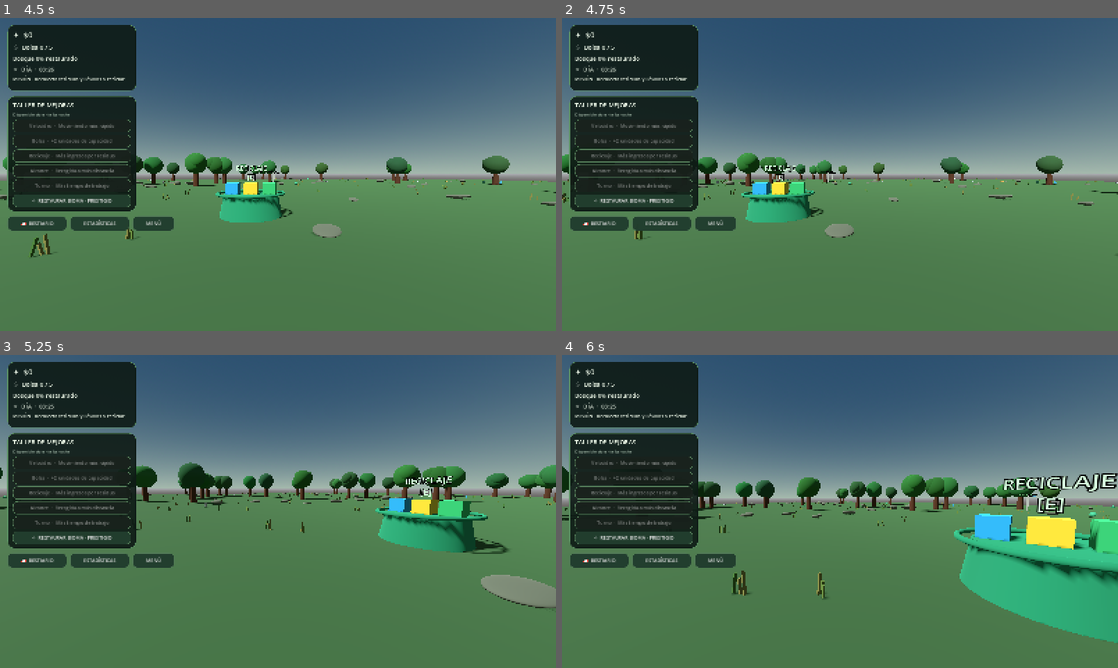
Above: before the commit, frames 1-4 (two rows, left to right).
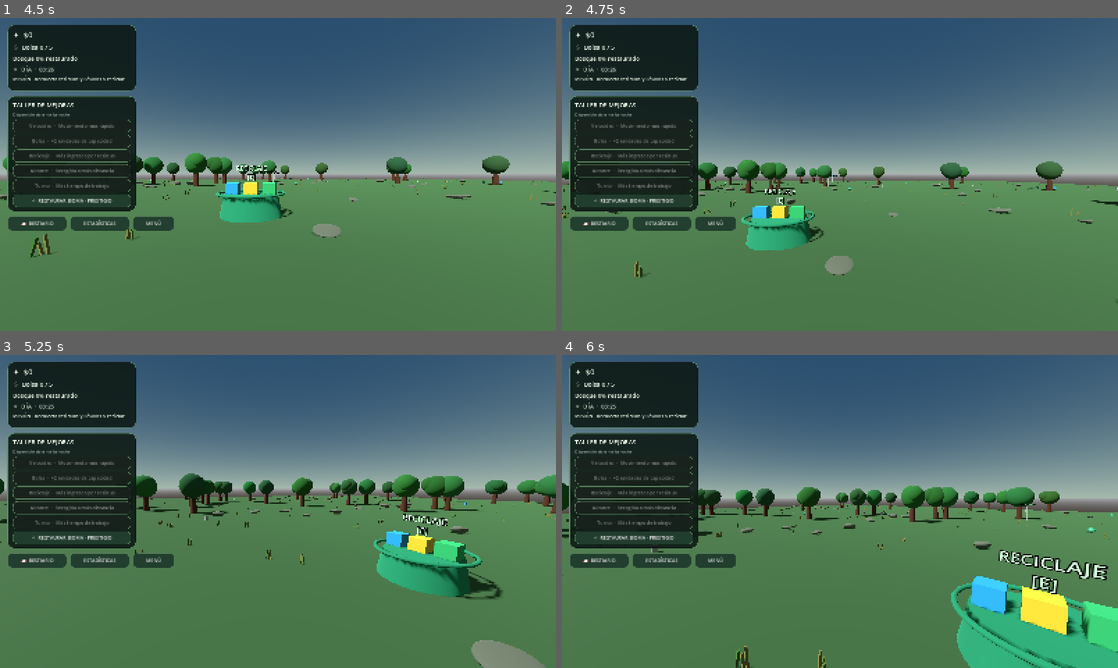
Above: after the commit, the same moments.

Repository: Tomardosama/verdevivo
Game: Godot game, scene res://scenes/main/main.tscn
Two runs of this game, one before a commit and one after it. Both use one fixed random seed, a clock stepped at 60 frames per second and the inputs below.
Inputs (mouse positions are in pixels of both pictures, inside the frame that each line leads up to):
- Up to frame 1 (4.5 s): click "✧ RESTAURAR BIOMA · PRESTIGIO" at 0.5 s; click "📖 BESTIARIO" at 1.25 s; click "ESTADÍSTICAS" at 2 s; click "MENÚ" at 2.75 s; click "CONTINUAR JUGANDO" at 3.5 s; tap Enter at 4.25 s; move the mouse to (400, 158) at 4.27 s; hold D (move_right) from 4.28 s (still down); hold F (vacuum, bound only after the commit) from 4.28 s (still down); tap E (deposit) at 4.35 s; click (400, 158) at 4.42 s
- Up to frame 2 (4.75 s): keep holding D (move_right); keep holding F (vacuum, bound only after the commit); tap Space (jump, bound only after the commit) at 4.52 s
- Up to frame 3 (5.25 s): tap Space (jump, bound only after the commit) at 4.82 s; move the mouse to (250, 511) at 5.02 s; release D (move_right) at 5.03 s; release F (vacuum, bound only after the commit) at 5.03 s; hold W (move_forward) from 5.03 s (still down); tap F (vacuum, bound only after the commit) at 5.1 s; click (250, 511) at 5.17 s
- Up to frame 4 (6 s): keep holding W (move_forward); tap Space (jump, bound only after the commit) at 5.27, 5.57 s; tap Tab at 5.3, 5.85 s; move the mouse to (851, 505) at 5.77 s; click (851, 505) at 5.92 s

Frame 1 is identical in both runs. In frame 2, 6.0% of the frame differs, in the area x 0-100%, y 43-92%; in frame 3, 12%; in frame 4, 19%, in the area x 0-100%, y 35-100%.

Commit message:
Add jump and unlockable first-person vacuum collector

Diff:
--- a/scripts/player_controller.gd
+++ b/scripts/player_controller.gd
@@ -4,6 +4,8 @@
 signal inventory_changed(current: int, capacity: int)
 signal deposit_requested
 signal trash_collected(value: int)
+signal shop_requested
+signal skill_requested
 
 @export_group("Movement")
 @export var walk_speed: float = 5.0
@@ -21,6 +23,10 @@
 var collection_enabled: bool = true
 var camera_pivot: Node3D
 var game_camera: Camera3D
+var vacuum_unlocked: bool = false
+var vacuum_radius: float = 3.2
+var vacuum_nozzle: MeshInstance3D
+var vacuum_active: bool = false
 
 func _ready() -> void:
 	camera_pivot = get_node_or_null("CameraPivot")
@@ -30,6 +36,7 @@
 		return
 	Input.mouse_mode = Input.MOUSE_MODE_CAPTURED
 	_create_input_actions()
+	_create_vacuum_model()
 	inventory_changed.emit(bag_count, bag_capacity)
 
 func _create_input_actions() -> void:
@@ -39,7 +46,9 @@
 		"move_left": KEY_A,
 		"move_right": KEY_D,
 		"sprint": KEY_SHIFT,
-		"deposit": KEY_E
+		"deposit": KEY_E,
+		"jump": KEY_SPACE,
+		"vacuum": KEY_F
 	}
 	for action_name in actions:
 		if not InputMap.has_action(action_name):
@@ -49,6 +58,12 @@
 		InputMap.action_add_event(action_name, key_event)
 
 func _unhandled_input(event: InputEvent) -> void:
+	if event is InputEventKey and event.pressed and not event.echo and event.keycode == KEY_E:
+		if _try_open_shop():
+			return
+	if event is InputEventKey and event.pressed and not event.echo and event.keycode == KEY_TAB:
+		skill_requested.emit()
+		return
 	if event is InputEventKey and event.pressed and event.keycode == KEY_ESCAPE:
 		Input.mouse_mode = Input.MOUSE_MODE_VISIBLE
 		return
@@ -71,17 +86,94 @@
 
 func _physics_process(delta: float) -> void:
 	var input_vector := Input.get_vector("move_left", "move_right", "move_forward", "move_back")
+	if Input.is_action_just_pressed("jump") and is_on_floor():
+		velocity.y = 5.2
 	var direction := (global_basis * Vector3(input_vector.x, 0.0, input_vector.y)).normalized()
 	var speed := sprint_speed if Input.is_action_pressed("sprint") else walk_speed
 	velocity.x = direction.x * speed
 	velocity.z = direction.z * speed
-	if not is_on_floor():
+	if not is_on_floor() or velocity.y > 0.0:
 		velocity.y -= float(ProjectSettings.get_setting("physics/3d/default_gravity")) * delta
 	else:
 		velocity.y = 0.0
 	move_and_slide()
 	if Input.is_action_just_pressed("deposit"):
 		_request_deposit()
+	if vacuum_unlocked and Input.is_action_pressed("vacuum"):
+		_vacuum_collect()
+
+
+func _try_open_shop() -> bool:
+	for shop in get_tree().get_nodes_in_group("upgrade_shop"):
+		if shop is Node3D and global_position.distance_to(shop.global_position) <= 4.5:
+			shop_requested.emit()
+			Input.mouse_mode = Input.MOUSE_MODE_VISIBLE
+			return true
+	return false
+
+func _create_vacuum_model() -> void:
+	var root := Node3D.new()
+	root.name = "VacuumViewModel"
+	root.position = Vector3(0.34, -0.32, -0.58)
+	root.rotation_degrees = Vector3(4.0, -8.0, -8.0)
+	game_camera.add_child(root)
+	var body := MeshInstance3D.new()
+	var body_mesh := CylinderMesh.new()
+	body_mesh.top_radius = 0.075
+	body_mesh.bottom_radius = 0.12
+	body_mesh.height = 0.62
+	body.mesh = body_mesh
+	body.rotation_degrees.x = 90.0
+	body.position.z = 0.20
+	var body_material := StandardMaterial3D.new()
+	body_material.albedo_color = Color(0.16, 0.22, 0.19)
+	body_material.metallic = 0.35
+	body.material_override = body_material
+	root.add_child(body)
+	vacuum_nozzle = MeshInstance3D.new()
+	var nozzle_mesh := CylinderMesh.new()
+	nozzle_mesh.top_radius = 0.19
+	nozzle_mesh.bottom_radius = 0.075
+	nozzle_mesh.height = 0.22
+	vacuum_nozzle.mesh = nozzle_mesh
+	vacuum_nozzle.rotation_degrees.x = 90.0
+	vacuum_nozzle.position.z = -0.16
+	var nozzle_material := StandardMaterial3D.new()
+	nozzle_material.albedo_color = Color(0.28, 0.55, 0.39)
+	nozzle_material.metallic = 0.25
+	vacuum_nozzle.material_override = nozzle_material
+	root.add_child(vacuum_nozzle)
+	root.visible = false
+
+func unlock_vacuum() -> void:
+	vacuum_unlocked = true
+	var root := game_camera.get_node_or_null("VacuumViewModel")
+	if root:
+		root.visible = true
+
+func _vacuum_collect() -> void:
+	if vacuum_active or bag_count >= bag_capacity:
+		return
+	vacuum_active = true
+	for item in get_tree().get_nodes_in_group("garbage"):
+		if not item is Node3D or bag_count >= bag_capacity:
+			continue
+		if global_position.distance_to(item.global_position) > vacuum_radius:
+			continue
+		var value := int(item.get("trash_value"))
+		if value <= 0 or bag_count + value > bag_capacity:
+			continue
+		bag_count += value
+		bag_reward_total += maxi(int(item.get("reward_value")), 1)
+		trash_collected.emit(value)
+		inventory_changed.emit(bag_count, bag_capacity)
+		var target_item := item as Node3D
+		var tween := create_tween()
+		tween.tween_property(target_item, "global_position", vacuum_nozzle.global_position, 0.24).set_trans(Tween.TRANS_QUAD).set_ease(Tween.EASE_IN)
+		tween.tween_callback(target_item.queue_free)
+		await tween.finished
+		await get_tree().create_timer(0.035).timeout
+	vacuum_active = false
 
 func _try_collect() -> void:
 	if bag_count >= bag_capacity or game_camera == null:
